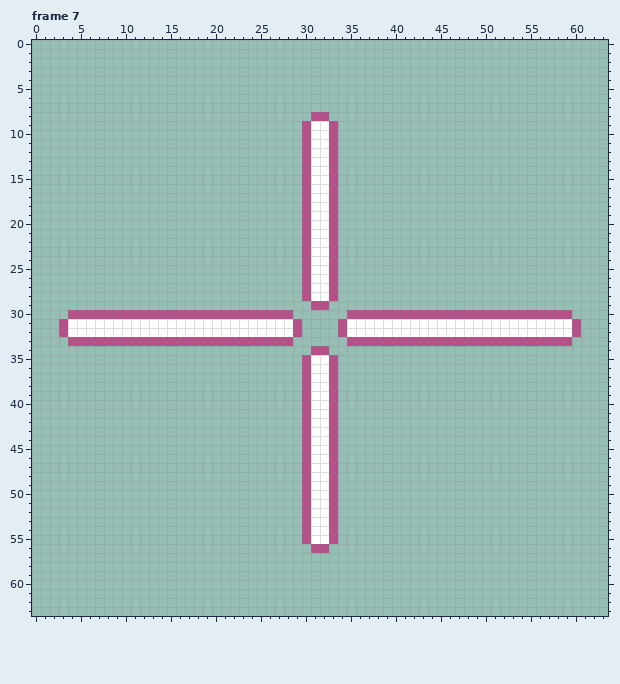
Pixel-art file, stored at raw/arcaneblast.aseprite. That is the earlier state.
64x64 pixels, 19 frames. Shown: frame 7. The commit also changed other frames, which this record leaves out.
After the commit:
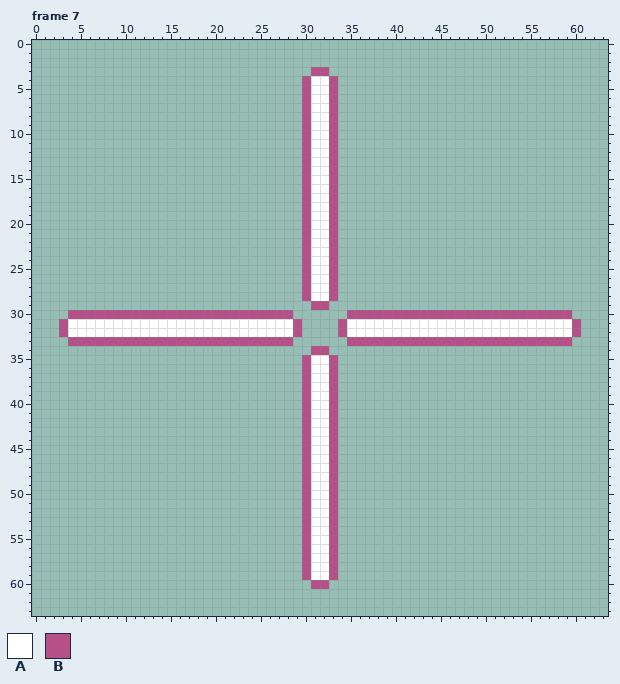
Palette (. is transparent): A #ffffff  B #b55088
Edits made:
Frame 7, layer "Layer 1":
y 3: x 31..32 .. -> BB
y 4..7: x 30..33 .... -> BAAB
y 8: x 30..33 .BB. -> BAAB
y 56: x 30..33 .BB. -> BAAB
y 57..59: x 30..33 .... -> BAAB
y 60: x 31..32 .. -> BB
Where, in picture pixels (left, top, right, bottom), the same in both pictures:
changed: (302, 67, 338, 121)
changed: (302, 544, 338, 589)
